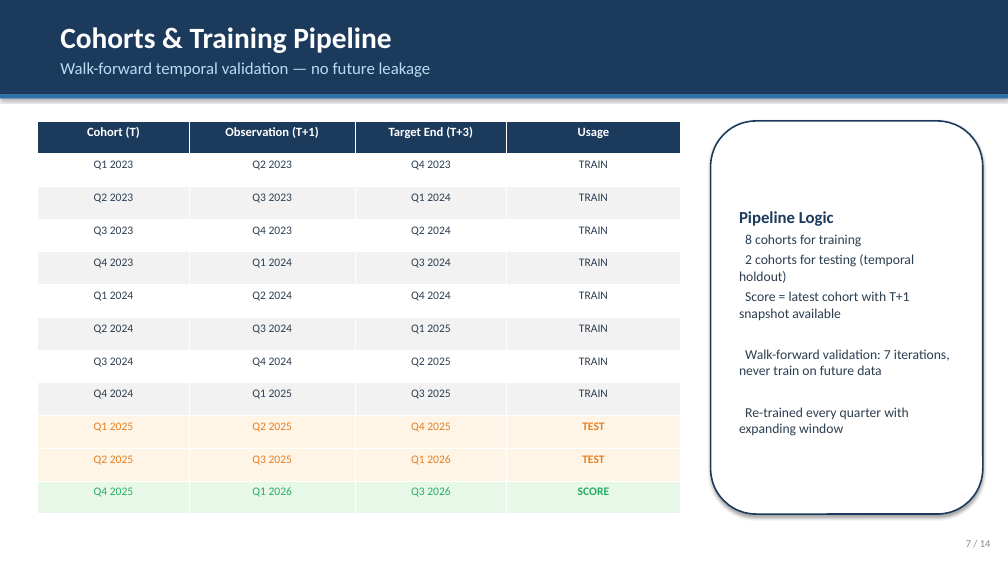
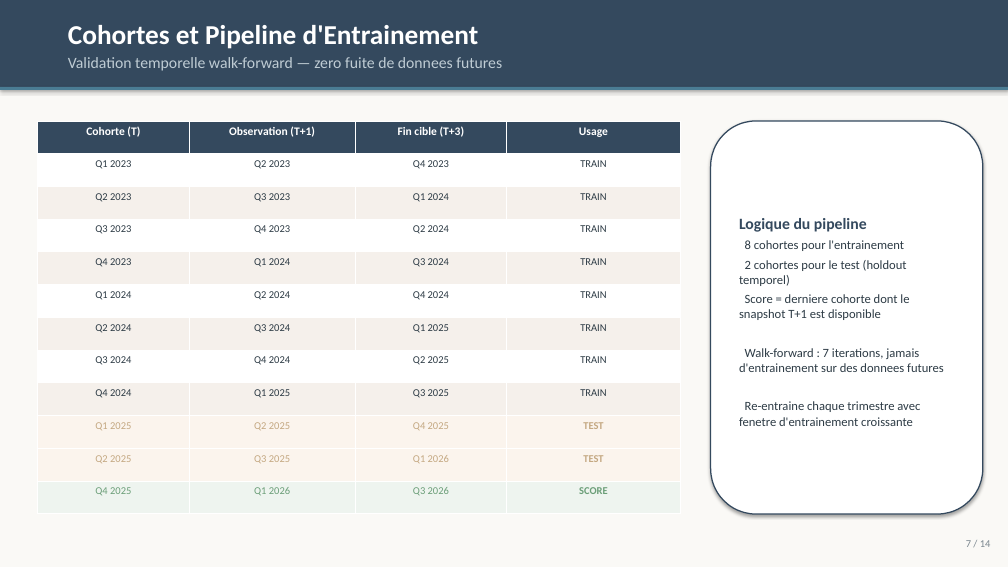
Before and after one commit to Rayen2Z/Claude-my-friend, a slide deck: slide 7 of Acquisition_model/CLV_Acquisition_Model_Presentation.pptx. Drawn at 1008x567 pixels with LibreOffice and Linux fonts; fonts in the diff are those of the drawing. Boxes give left, top, right and bottom in pixels: in the first picture for what was removed or moved away, otherwise in the second. Text is boxed around its words. In the diff, an @@ line names an element or a change of style, - is before the commit and + after.

```diff
--- a/Acquisition_model/CLV_Acquisition_Model_Presentation.pptx
+++ b/Acquisition_model/CLV_Acquisition_Model_Presentation.pptx
@@ background #FFFFFF to #FAF9F6 @@
@@ rectangle: place and size @@
-rectangle at bbox=[0, 0, 1008, 95]
+rectangle at bbox=[0, 0, 1008, 87]
@@ rectangle at bbox=[0, 0, 1008, 87]: fill #1B3A5C to #34495E @@
@@ text at bbox=[68, 25, 479, 49]: text changed; size 28 to 26 pt @@
-Cohorts & Training Pipeline
+Cohortes et Pipeline d'Entrainement
@@ text at bbox=[68, 57, 502, 71]: text changed; size 16 to 15 pt; text colour #BBDBF0 to #BFCCD4 @@
-Walk-forward temporal validation — no future leakage
+Validation temporelle walk-forward — zero fuite de donnees futures
@@ rectangle: place and size @@
-rectangle at bbox=[0, 95, 1008, 98]
+rectangle at bbox=[0, 87, 1008, 90]
@@ rectangle at bbox=[0, 87, 1008, 90]: fill #2C6FAD to #4A7C94 @@
@@ table at bbox=[38, 121, 681, 514] @@
-row 1, column 1: Cohort (T)
+row 1, column 1: Cohorte (T)
-row 1, column 3: Target End (T+3)
+row 1, column 3: Fin cible (T+3)
@@ fill #1B3A5C to #34495E in row 1 @@
@@ fill #F2F2F2 to #F5F0EB in 16 cells @@
@@ fill #FEF5E7 to #FBF4ED in 8 cells @@
@@ fill #E8F8E8 to #EEF4EF in row 12 @@
@@ size 12 to 11 pt in "Observation (T+1)", "Usage" @@
@@ size 11 to 10 pt in "Q1 2023", "Q2 2023", "Q4 2023", "TRAIN" and 40 more places @@
@@ text colour #2C3E50 to #2D3B45 in "Q1 2023", "Q2 2023", "Q4 2023", "TRAIN" and 28 more places @@
@@ text colour #E67E22 to #C4A882 in "Q1 2025", "Q2 2025", "Q4 2025", "TEST" and 4 more places @@
@@ text colour #27AE60 to #6B9E78 in "Q4 2025", "Q1 2026", "Q3 2026", "SCORE" @@
@@ rounded rectangle "Logique du pipeline" at bbox=[711, 121, 983, 514]: outline #1B3A5C 1.5 pt to #34495E 1.2 pt @@
@@ text in rounded rectangle at bbox=[739, 218, 944, 426]: text changed; size 13 to 12 pt; text colour #2C3E50 to #2D3B45 @@
-Pipeline Logic
-8 cohorts for training
-2 cohorts for testing (temporal holdout)
-Score = latest cohort with T+1 snapshot available
-Walk-forward validation: 7 iterations, never train on future data
-Re-trained every quarter with expanding window
+Logique du pipeline
+8 cohortes pour l'entrainement
+2 cohortes pour le test (holdout temporel)
+Score = derniere cohorte dont le snapshot T+1 est disponible
+Walk-forward : 7 iterations, jamais d'entrainement sur des donnees futures
+Re-entraine chaque trimestre avec fenetre d'entrainement croissante
```
Also in this commit, not shown: 9 other slides changed, 4 slides added, 4 slides removed, 2 other files.
